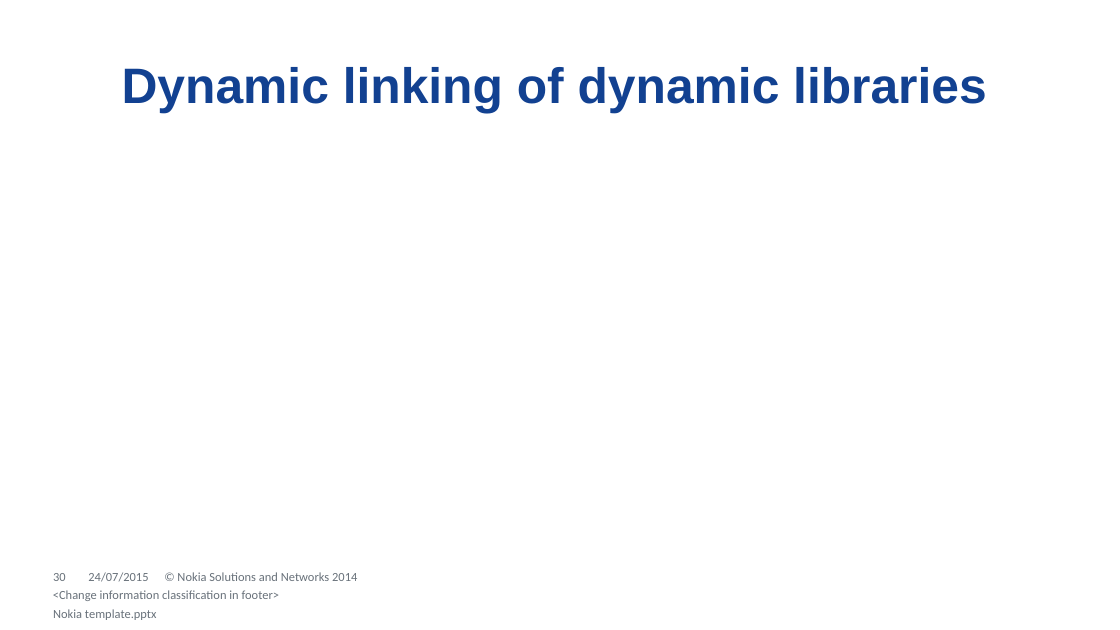
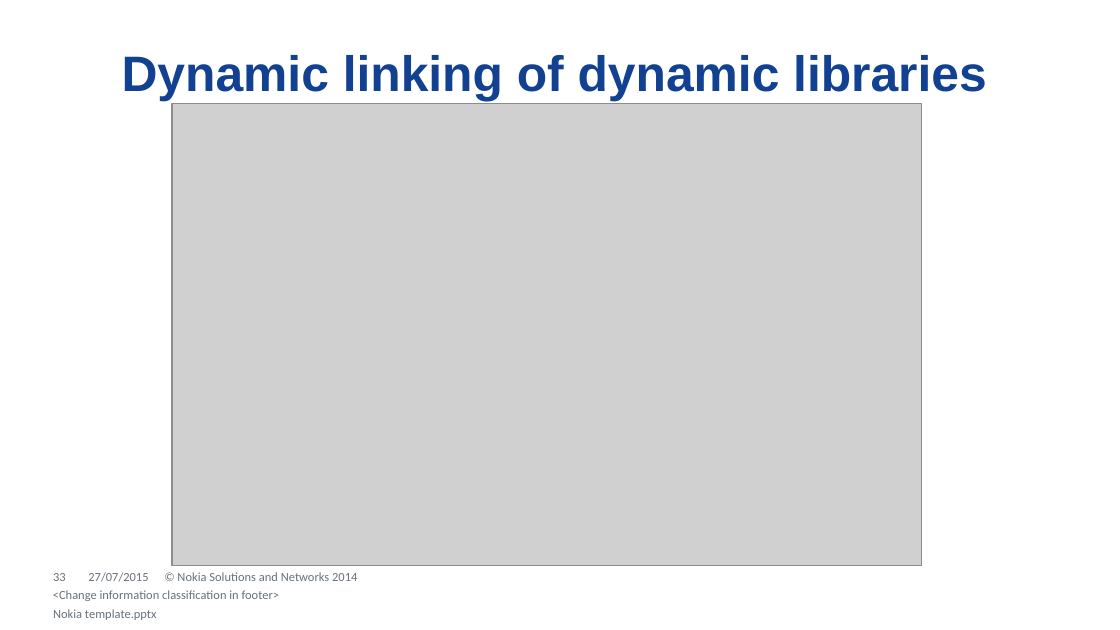
Before and after one commit to dendibakh/Linker, a slide deck: slide 33 of Diving into C++ linker.pptx (slide 30 before the commit). Drawn at 1120x630 pixels with LibreOffice and Linux fonts; fonts in the diff are those of the drawing; grey boxes stand for pictures; background and template pictures are left out. Boxes give left, top, right and bottom in pixels: in the first picture for what was removed or moved away, otherwise in the second. Text is boxed around its words. In the diff, an @@ line names an element or a change of style, - is before the commit and + after.

Commit message:
Completed static and dynamic linkage of shared libraries.

```diff
--- a/Diving into C++ linker.pptx
+++ b/Diving into C++ linker.pptx
@@ title "Dynamic linking of dynamic libraries": place and size @@
-title "Dynamic linking of dynamic libraries" at [122, 67, 987, 113]
+title "Dynamic linking of dynamic libraries" at [122, 55, 987, 101]
@@ picture added at [172, 103, 922, 566] @@
@@ page number at [53, 573, 66, 581]: text changed @@
-30
+33
@@ text at [88, 572, 148, 582]: text changed @@
-24/07/2015
+27/07/2015
```
Also in this commit, not shown: 49 other slides changed, 5 slides added.
